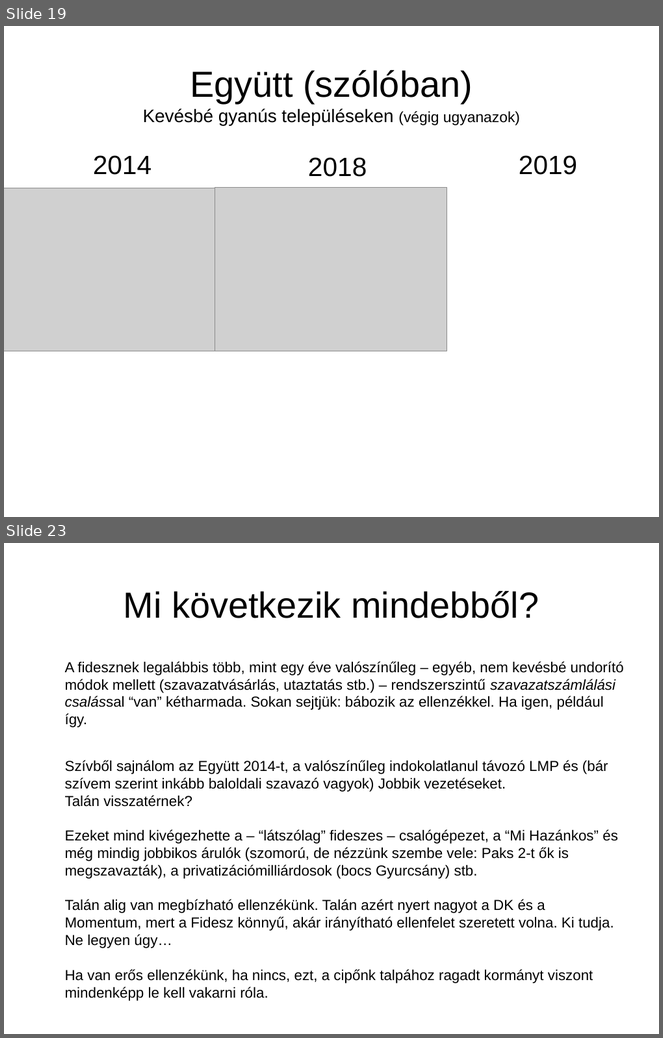
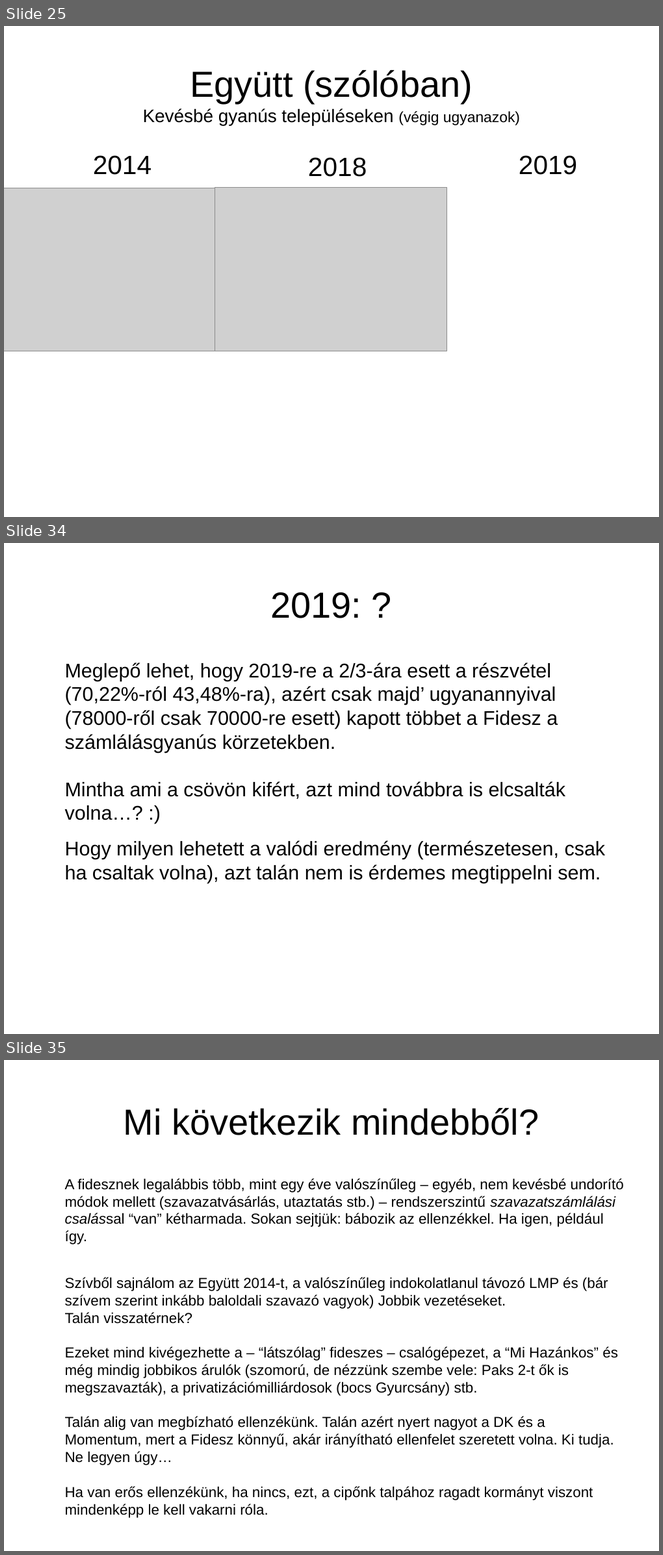
Before and after one commit to brezniczky/ep_elections_2019_hun, a slide deck: slides/hun/slides.odp. Shown one above the other, each under a label of ours: slides 19 and 23 before the commit, slides 25, 34 and 35 after it; the slides between them are not shown. The pictures are 663x1038 and 663x1555 pixels, drawn with LibreOffice and Linux fonts; fonts in the diff are those of the drawing; grey boxes stand for pictures. Boxes give left, top, right and bottom in pixels: in the first picture for what was removed or moved away, otherwise in the second. Text is boxed around its words. In the diff, an @@ line names an element or a change of style, - is before the commit and + after.

```diff
--- a/slides/hun/slides.odp
+++ b/slides/hun/slides.odp
@@ slide 34 added at (4,543,659,1034), background #FFFFFF @@
@@ title added at (271,592,362,618), 44 pt, text #000000 @@
+2019: ?
@@ text added at (65,663,606,883), 24 pt, text #000000 @@
+Meglepő lehet, hogy 2019-re a 2/3-ára esett a részvétel (70,22%-ról 43,48%-ra), azért csak majd’ ugyanannyival (78000-ről csak 70000-re esett) kapott többet a Fidesz a számlálásgyanús körzetekben.
+Mintha ami a csövön kifért, azt mind továbbra is elcsalták volna…? :)
+Hogy milyen lehetett a valódi eredmény (természetesen, csak ha csaltak volna), azt talán nem is érdemes megtippelni sem.
@@ what was slide 19 is now slide 25 @@
@@ what was slide 23 is now slide 35 @@
```
Also in this commit, not shown: 6 slides changed, 13 other slides added, 2 slides removed, 2 other files.
